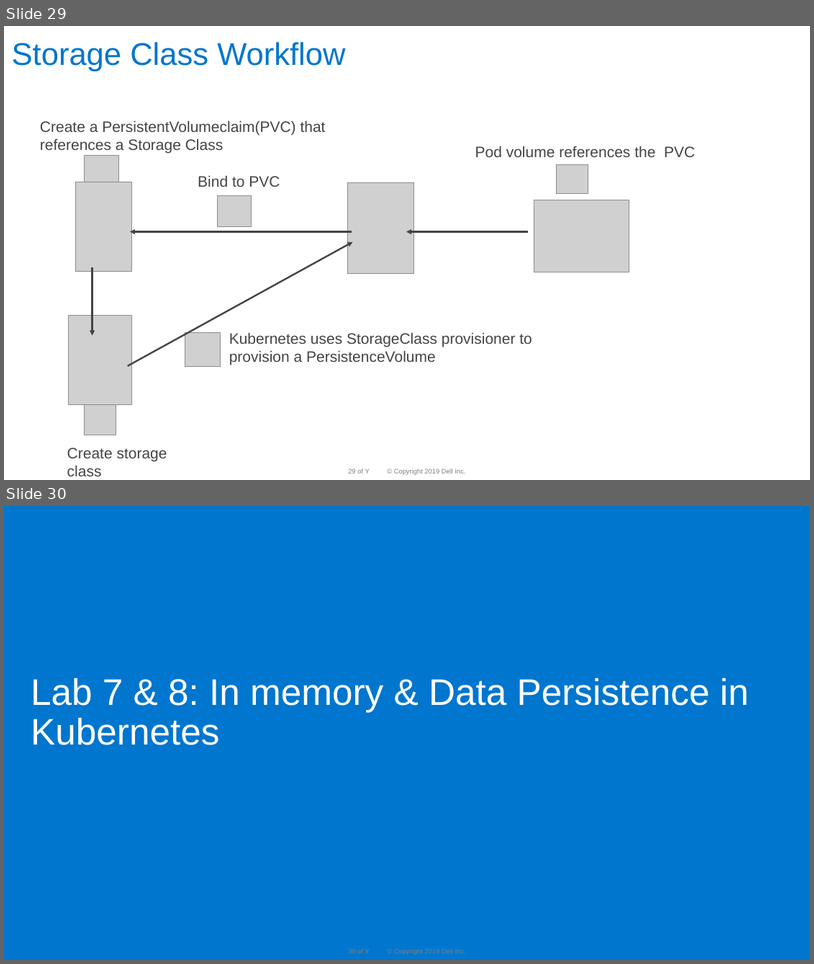
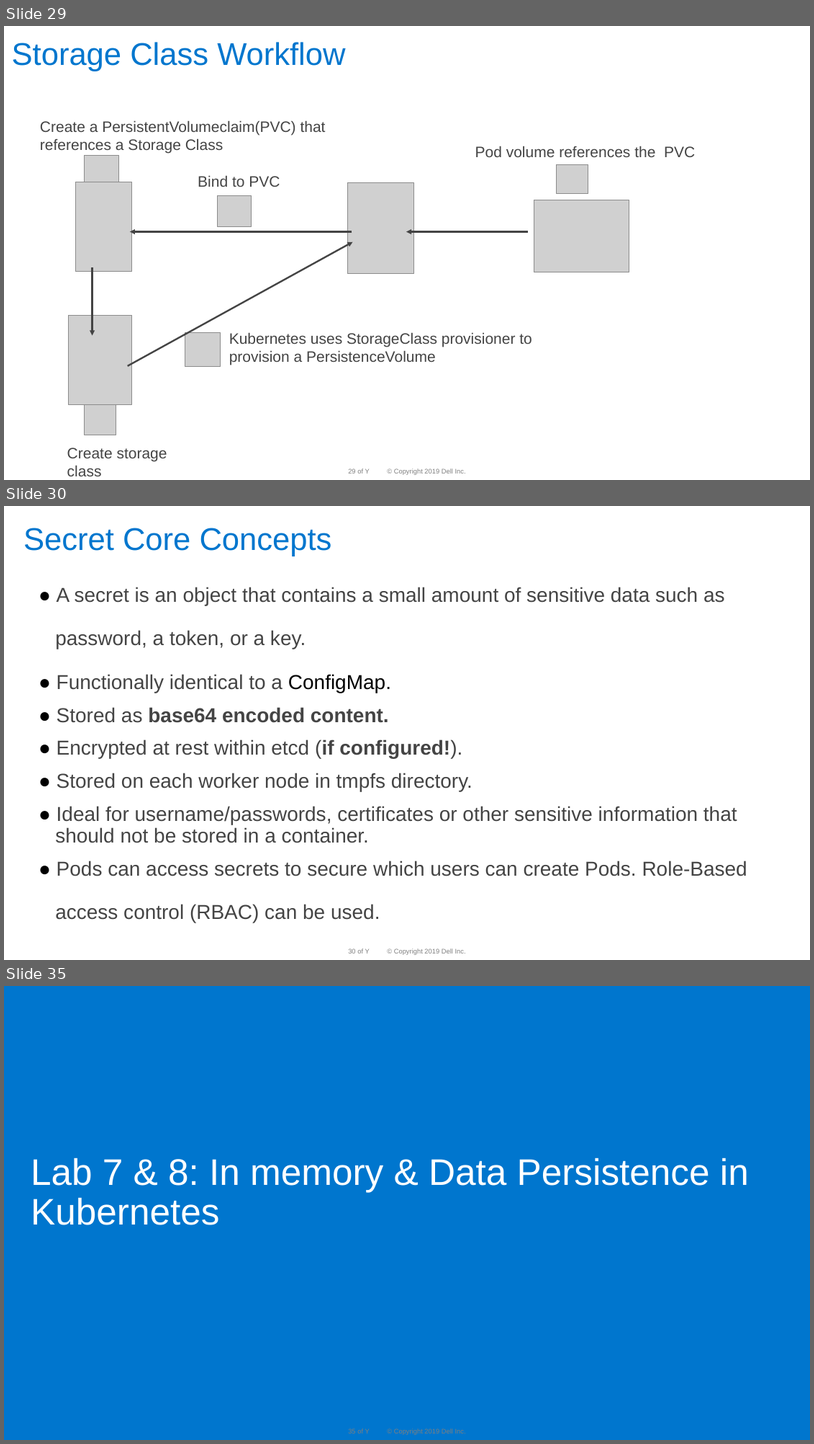
Before and after one commit to dteskubernetesworkshop/spring-boot-k8s-workshop, a slide deck: slides/k8 workshop deck-Day-2 -v 1.0D.pptx. Shown one above the other, each under a label of ours: slides 29 and 30 before the commit, slides 29, 30 and 35 after it; the slides between them are not shown. The pictures are 814x964 and 814x1444 pixels, drawn with LibreOffice and Linux fonts; fonts in the diff are those of the drawing; grey boxes stand for pictures; background and template pictures are left out. Boxes give left, top, right and bottom in pixels: in the first picture for what was removed or moved away, otherwise in the second. Text is boxed around its words. In the diff, an @@ line names an element or a change of style, - is before the commit and + after.

```diff
--- a/slides/k8 workshop deck-Day-2 -v 1.0D.pptx
+++ b/slides/k8 workshop deck-Day-2 -v 1.0D.pptx
@@ slide 30 added at box(4, 506, 810, 960), background #FFFFFF; not listed: 3 template elements that a slide beside it also shows @@
@@ title added at box(23, 528, 332, 556), 37.3 pt, text #0076CE @@
+Secret Core Concepts
@@ text added at box(55, 587, 748, 923), 24 pt, text #444444 @@
+● A secret is an object that contains a small amount of sensitive data such as
+password, a token, or a key.
+● Functionally identical to a ConfigMap.
+● Stored as base64 encoded content.
+● Encrypted at rest within etcd (if configured!).
+● Stored on each worker node in tmpfs directory.
+● Ideal for username/passwords, certificates or other sensitive information that
+should not be stored in a container.
+● Pods can access secrets to secure which users can create Pods. Role-Based
+access control (RBAC) can be used.
@@ what was slide 30 is now slide 35 @@
```
Also in this commit, not shown: 4 other slides added.
